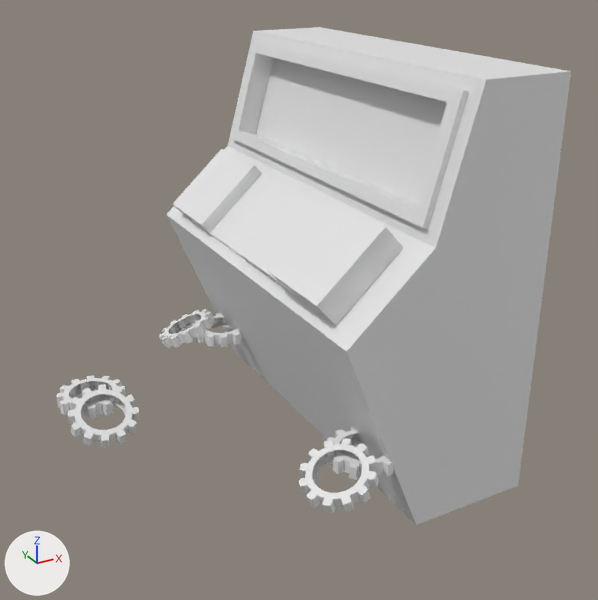
The FBX model proyecto/Assets/Assets/Ground/CasillaNave2.fbx: old version first, new version second.
Rendered twice from a camera (50 mm lens) standing at (-0.1013, -0.2076, 0.1524) and looking at (0.0051, -0.0141, 0.0557). Arrows for +X, +Y and +Z are at lower left; the lights stay in place. Where no turn or scale is listed for an object, it has been applied to the vertices.

The scene before the commit, as lines of its bpy script (objects in view):
```python
ob_cubo = bpy.data.objects.new('Cubo', me_cubo)
ob_cubo.location = (0.0356, 0.0, 0.0627)
ob_gear = bpy.data.objects.new('Gear', me_gear)
ob_gear.location = (-0.05, 0.0189, 0.0221)
ob_gear_001 = bpy.data.objects.new('Gear.001', me_gear_001)
ob_gear_001.location = (-0.05, 0.0062, 0.0221)
ob_gear_002 = bpy.data.objects.new('Gear.002', me_gear_002)
ob_gear_002.location = (0.005, -0.0505, 0.0249)
ob_gear_003 = bpy.data.objects.new('Gear.003', me_gear_003)
ob_gear_003.location = (-0.0063, -0.0561, 0.0249)
ob_gear_004 = bpy.data.objects.new('Gear.004', me_gear_004)
ob_gear_004.location = (0.0045, 0.0429, 0.0223)
ob_gear_005 = bpy.data.objects.new('Gear.005', me_gear_005)
ob_gear_005.location = (-0.0059, 0.05, 0.0223)
```
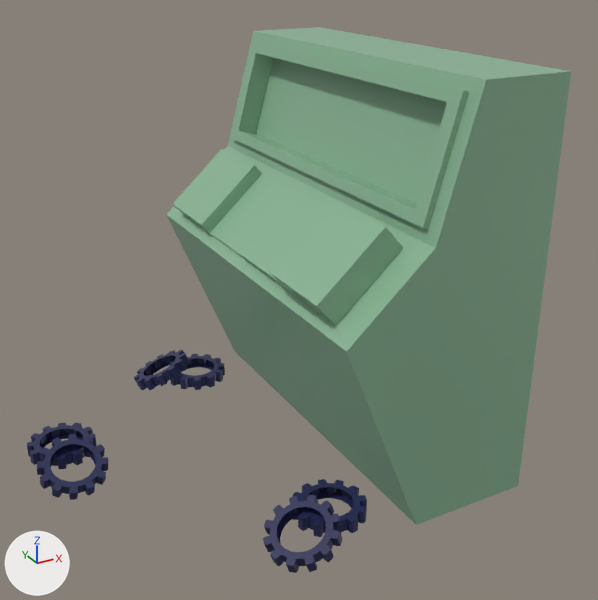
The edits, one by one:
Material 'Material.002' (mat_material_002) is new.
Its base color is (0.0181, 0.0217, 0.0898) (dark blue #252955).
Its roughness is 0.4.
Material 'Material.001' (mat_material_001) is new.
Its base color is (0.258, 0.464, 0.303) (green #8bb596).
Its roughness is 0.4.
me_gear has 336 vertices, 288 faces and spans x -0.0101..0.0101, y -0.0101..0.0101, z -0.0019..0.0019.
me_gear now uses material mat_material_002 (dark blue #252955).
me_gear_004 has 336 vertices, 288 faces and spans x -0.0102..0.0102, y -0.0102..0.0102, z -0.0019..0.0019.
me_gear_004 now uses material mat_material_002 (dark blue #252955).
me_gear_005 has 336 vertices, 288 faces and spans x -0.0103..0.0103, y -0.0103..0.0103, z -0.0058..0.0058.
me_gear_005 now uses material mat_material_002 (dark blue #252955).
me_cubo has 120 vertices, 118 faces and spans x -0.046..0.0186, y -0.0601..0.0601, z -0.0601..0.0601.
me_cubo now uses material mat_material_001 (green #8bb596).
me_gear_001 has 336 vertices, 288 faces and spans x -0.0101..0.0101, y -0.01..0.01, z -0.0058..0.0058.
me_gear_001 now uses material mat_material_002 (dark blue #252955).
me_gear_003 has 336 vertices, 288 faces and spans x -0.0101..0.0101, y -0.0104..0.0104, z -0.0058..0.0058.
me_gear_003 now uses material mat_material_002 (dark blue #252955).
me_gear_002 has 336 vertices, 288 faces and spans x -0.0102..0.0102, y -0.0102..0.0102, z -0.0019..0.0019.
me_gear_002 now uses material mat_material_002 (dark blue #252955).
Object 'Gear' (ob_gear) moves from (-0.05, 0.0189, 0.0221) to (-0.0607, 0.0185, 0.008).
Object 'Gear.004' (ob_gear_004) moves from (0.0045, 0.0429, 0.0223) to (-0.0062, 0.0425, 0.0082).
Object 'Gear.005' (ob_gear_005) moves from (-0.0059, 0.05, 0.0223) to (-0.0166, 0.0496, 0.0082).
Object 'Gear.001' (ob_gear_001) moves from (-0.05, 0.0062, 0.0221) to (-0.0607, 0.0059, 0.008).
Object 'Gear.003' (ob_gear_003) moves from (-0.0063, -0.0561, 0.0249) to (-0.0171, -0.0565, 0.0108).
Object 'Gear.002' (ob_gear_002) moves from (0.005, -0.0505, 0.0249) to (-0.0058, -0.0508, 0.0108).

Location of each change, [x1, y1, x2, y2] in pixels of the pictures (598 x 600 px):
'Cubo', recoloured (grey to green)
    both: [166, 27, 571, 525]
'Gear.003', recoloured, moved
    before: [299, 438, 379, 514]
    after: [263, 495, 342, 573]
'Gear.001', recoloured, moved
    before: [68, 385, 139, 448]
    after: [37, 434, 108, 500]
'Gear.002', recoloured, moved
    before: [327, 427, 394, 480]
    after: [292, 479, 367, 537]
'Gear', recoloured, moved
    before: [57, 375, 126, 419]
    after: [27, 423, 97, 469]
'Gear.005', recoloured, moved
    before: [159, 309, 215, 348]
    after: [134, 350, 190, 390]
'Gear.004', recoloured, moved
    before: [195, 313, 244, 347]
    after: [170, 354, 225, 390]
